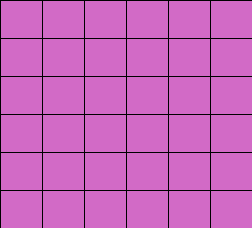
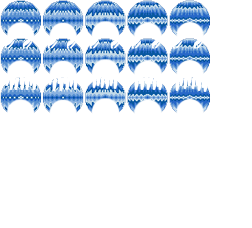
Layers edited between the first and the second 252px x 228px image:
added group "destroyed lvl 2" with 5 layers above "destroyed lvl 1" over [0,77,211,114]
added layer "shield 1" (1st of 3, in "destroyed lvl 2") in group "destroyed lvl 2" over [0,77,42,114]
added layer "shield 2" (1st of 3, in "destroyed lvl 2") in group "destroyed lvl 2" over [42,77,84,114]
added layer "shield 3" (1st of 3, in "destroyed lvl 2") in group "destroyed lvl 2" over [85,77,126,114]
added layer "shield 4" (1st of 3, in "destroyed lvl 2") in group "destroyed lvl 2" over [127,77,168,114]
added layer "shield 5" (1st of 3, in "destroyed lvl 2") in group "destroyed lvl 2" over [169,77,211,114]
added group "destroyed lvl 1" with 7 layers above "shield" over [0,38,211,88]
added layer "shield 1" (2nd of 3, in "destroyed lvl 1") in group "destroyed lvl 1" over [0,38,42,88]
added layer "shield 2" (2nd of 3, in "destroyed lvl 1") in group "destroyed lvl 1" over [42,38,84,75]
added layer "shield 3" (2nd of 3, in "destroyed lvl 1") in group "destroyed lvl 1" over [85,38,126,75]
added layer "shield 4" (2nd of 3, in "destroyed lvl 1") in group "destroyed lvl 1" over [127,38,168,75]
added layer "shield 5" (2nd of 3, in "destroyed lvl 1") in group "destroyed lvl 1" over [169,38,211,75]
added group "shield" with 5 layers above "Layer 1" over [0,0,211,37]
added layer "shield 1" (3rd of 3, in "shield") in group "shield" over [0,0,42,37]
added layer "shield 2" (3rd of 3, in "shield") in group "shield" over [42,0,84,37]
added layer "shield 3" (3rd of 3, in "shield") in group "shield" over [85,0,126,37]
added layer "shield 4" (3rd of 3, in "shield") in group "shield" over [127,0,168,37]
added layer "shield 5" (3rd of 3, in "shield") in group "shield" over [169,0,211,37]
hid "Layer 1" over [0,0,252,228]
